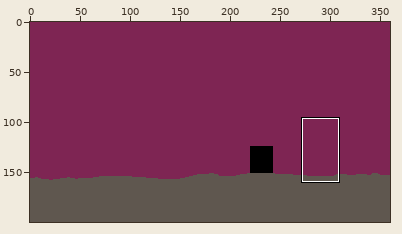
Pixel-art file: art/world.aseprite. The picture above shows the old version from afar; the outline marks the close-up.
Close-up. Old version:
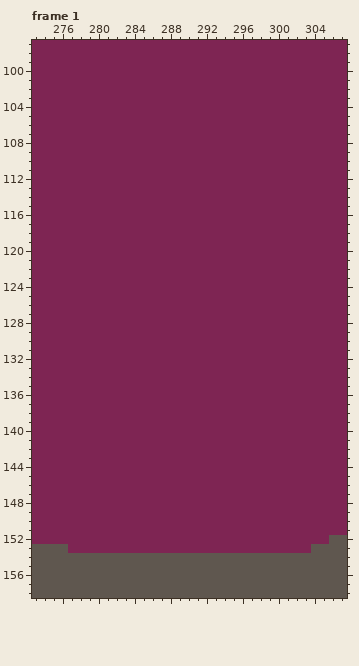
360x200 pixels, 2 frames. Shown: frame 1: x 273..307, y 97..158. The commit also changed other frames or places, which this record leaves out.
The result:
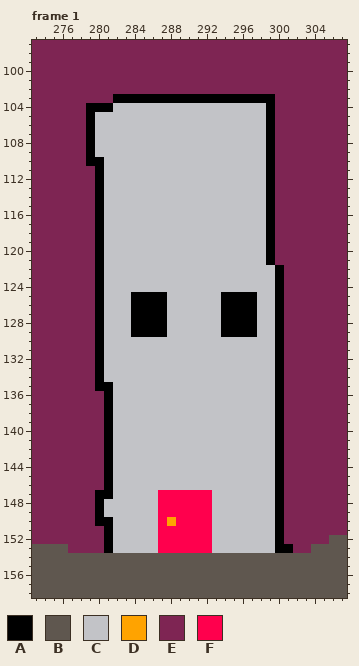
Palette (. is transparent): A #000000  B #5f574f  C #c2c3c7  D #ffa300  E #7e2553  F #ff004d
From the commit log: Add awesome new building to the background!!
From old to new:
--- frame 1, layer "background"
@@ x 273..307 @@
 102 EEEEEEEEEEEEEEEEEEEEEEEEEEEEEEEEEEE
-103 EEEEEEEEEEEEEEEEEEEEEEEEEEEEEEEEEEE
-104 EEEEEEEEEEEEEEEEEEEEEEEEEEEEEEEEEEE
-105 EEEEEEEEEEEEEEEEEEEEEEEEEEEEEEEEEEE
-106 EEEEEEEEEEEEEEEEEEEEEEEEEEEEEEEEEEE
-107 EEEEEEEEEEEEEEEEEEEEEEEEEEEEEEEEEEE
-108 EEEEEEEEEEEEEEEEEEEEEEEEEEEEEEEEEEE
-109 EEEEEEEEEEEEEEEEEEEEEEEEEEEEEEEEEEE
-110 EEEEEEEEEEEEEEEEEEEEEEEEEEEEEEEEEEE
-111 EEEEEEEEEEEEEEEEEEEEEEEEEEEEEEEEEEE
-112 EEEEEEEEEEEEEEEEEEEEEEEEEEEEEEEEEEE
-113 EEEEEEEEEEEEEEEEEEEEEEEEEEEEEEEEEEE
-114 EEEEEEEEEEEEEEEEEEEEEEEEEEEEEEEEEEE
-115 EEEEEEEEEEEEEEEEEEEEEEEEEEEEEEEEEEE
-116 EEEEEEEEEEEEEEEEEEEEEEEEEEEEEEEEEEE
-117 EEEEEEEEEEEEEEEEEEEEEEEEEEEEEEEEEEE
-118 EEEEEEEEEEEEEEEEEEEEEEEEEEEEEEEEEEE
-119 EEEEEEEEEEEEEEEEEEEEEEEEEEEEEEEEEEE
-120 EEEEEEEEEEEEEEEEEEEEEEEEEEEEEEEEEEE
-121 EEEEEEEEEEEEEEEEEEEEEEEEEEEEEEEEEEE
-122 EEEEEEEEEEEEEEEEEEEEEEEEEEEEEEEEEEE
-123 EEEEEEEEEEEEEEEEEEEEEEEEEEEEEEEEEEE
-124 EEEEEEEEEEEEEEEEEEEEEEEEEEEEEEEEEEE
-125 EEEEEEEEEEEEEEEEEEEEEEEEEEEEEEEEEEE
-126 EEEEEEEEEEEEEEEEEEEEEEEEEEEEEEEEEEE
-127 EEEEEEEEEEEEEEEEEEEEEEEEEEEEEEEEEEE
-128 EEEEEEEEEEEEEEEEEEEEEEEEEEEEEEEEEEE
-129 EEEEEEEEEEEEEEEEEEEEEEEEEEEEEEEEEEE
-130 EEEEEEEEEEEEEEEEEEEEEEEEEEEEEEEEEEE
-131 EEEEEEEEEEEEEEEEEEEEEEEEEEEEEEEEEEE
-132 EEEEEEEEEEEEEEEEEEEEEEEEEEEEEEEEEEE
-133 EEEEEEEEEEEEEEEEEEEEEEEEEEEEEEEEEEE
-134 EEEEEEEEEEEEEEEEEEEEEEEEEEEEEEEEEEE
-135 EEEEEEEEEEEEEEEEEEEEEEEEEEEEEEEEEEE
-136 EEEEEEEEEEEEEEEEEEEEEEEEEEEEEEEEEEE
-137 EEEEEEEEEEEEEEEEEEEEEEEEEEEEEEEEEEE
-138 EEEEEEEEEEEEEEEEEEEEEEEEEEEEEEEEEEE
-139 EEEEEEEEEEEEEEEEEEEEEEEEEEEEEEEEEEE
-140 EEEEEEEEEEEEEEEEEEEEEEEEEEEEEEEEEEE
-141 EEEEEEEEEEEEEEEEEEEEEEEEEEEEEEEEEEE
-142 EEEEEEEEEEEEEEEEEEEEEEEEEEEEEEEEEEE
-143 EEEEEEEEEEEEEEEEEEEEEEEEEEEEEEEEEEE
-144 EEEEEEEEEEEEEEEEEEEEEEEEEEEEEEEEEEE
-145 EEEEEEEEEEEEEEEEEEEEEEEEEEEEEEEEEEE
-146 EEEEEEEEEEEEEEEEEEEEEEEEEEEEEEEEEEE
-147 EEEEEEEEEEEEEEEEEEEEEEEEEEEEEEEEEEE
-148 EEEEEEEEEEEEEEEEEEEEEEEEEEEEEEEEEEE
-149 EEEEEEEEEEEEEEEEEEEEEEEEEEEEEEEEEEE
-150 EEEEEEEEEEEEEEEEEEEEEEEEEEEEEEEEEEE
-151 EEEEEEEEEEEEEEEEEEEEEEEEEEEEEEEEEEE
-152 EEEEEEEEEEEEEEEEEEEEEEEEEEEEEEEEEBB
-153 BBBBEEEEEEEEEEEEEEEEEEEEEEEEEEEBBBB
+103 EEEEEEEEEAAAAAAAAAAAAAAAAAAEEEEEEEE
+104 EEEEEEAAACCCCCCCCCCCCCCCCCAEEEEEEEE
+105 EEEEEEACCCCCCCCCCCCCCCCCCCAEEEEEEEE
+106 EEEEEEACCCCCCCCCCCCCCCCCCCAEEEEEEEE
+107 EEEEEEACCCCCCCCCCCCCCCCCCCAEEEEEEEE
+108 EEEEEEACCCCCCCCCCCCCCCCCCCAEEEEEEEE
+109 EEEEEEACCCCCCCCCCCCCCCCCCCAEEEEEEEE
+110 EEEEEEAACCCCCCCCCCCCCCCCCCAEEEEEEEE
+111 EEEEEEEACCCCCCCCCCCCCCCCCCAEEEEEEEE
+112 EEEEEEEACCCCCCCCCCCCCCCCCCAEEEEEEEE
+113 EEEEEEEACCCCCCCCCCCCCCCCCCAEEEEEEEE
+114 EEEEEEEACCCCCCCCCCCCCCCCCCAEEEEEEEE
+115 EEEEEEEACCCCCCCCCCCCCCCCCCAEEEEEEEE
+116 EEEEEEEACCCCCCCCCCCCCCCCCCAEEEEEEEE
+117 EEEEEEEACCCCCCCCCCCCCCCCCCAEEEEEEEE
+118 EEEEEEEACCCCCCCCCCCCCCCCCCAEEEEEEEE
+119 EEEEEEEACCCCCCCCCCCCCCCCCCAEEEEEEEE
+120 EEEEEEEACCCCCCCCCCCCCCCCCCAEEEEEEEE
+121 EEEEEEEACCCCCCCCCCCCCCCCCCAEEEEEEEE
+122 EEEEEEEACCCCCCCCCCCCCCCCCCCAEEEEEEE
+123 EEEEEEEACCCCCCCCCCCCCCCCCCCAEEEEEEE
+124 EEEEEEEACCCCCCCCCCCCCCCCCCCAEEEEEEE
+125 EEEEEEEACCCAAAACCCCCCAAAACCAEEEEEEE
+126 EEEEEEEACCCAAAACCCCCCAAAACCAEEEEEEE
+127 EEEEEEEACCCAAAACCCCCCAAAACCAEEEEEEE
+128 EEEEEEEACCCAAAACCCCCCAAAACCAEEEEEEE
+129 EEEEEEEACCCAAAACCCCCCAAAACCAEEEEEEE
+130 EEEEEEEACCCCCCCCCCCCCCCCCCCAEEEEEEE
+131 EEEEEEEACCCCCCCCCCCCCCCCCCCAEEEEEEE
+132 EEEEEEEACCCCCCCCCCCCCCCCCCCAEEEEEEE
+133 EEEEEEEACCCCCCCCCCCCCCCCCCCAEEEEEEE
+134 EEEEEEEACCCCCCCCCCCCCCCCCCCAEEEEEEE
+135 EEEEEEEAACCCCCCCCCCCCCCCCCCAEEEEEEE
+136 EEEEEEEEACCCCCCCCCCCCCCCCCCAEEEEEEE
+137 EEEEEEEEACCCCCCCCCCCCCCCCCCAEEEEEEE
+138 EEEEEEEEACCCCCCCCCCCCCCCCCCAEEEEEEE
+139 EEEEEEEEACCCCCCCCCCCCCCCCCCAEEEEEEE
+140 EEEEEEEEACCCCCCCCCCCCCCCCCCAEEEEEEE
+141 EEEEEEEEACCCCCCCCCCCCCCCCCCAEEEEEEE
+142 EEEEEEEEACCCCCCCCCCCCCCCCCCAEEEEEEE
+143 EEEEEEEEACCCCCCCCCCCCCCCCCCAEEEEEEE
+144 EEEEEEEEACCCCCCCCCCCCCCCCCCAEEEEEEE
+145 EEEEEEEEACCCCCCCCCCCCCCCCCCAEEEEEEE
+146 EEEEEEEEACCCCCCCCCCCCCCCCCCAEEEEEEE
+147 EEEEEEEAACCCCCFFFFFFCCCCCCCAEEEEEEE
+148 EEEEEEEACCCCCCFFFFFFCCCCCCCAEEEEEEE
+149 EEEEEEEACCCCCCFFFFFFCCCCCCCAEEEEEEE
+150 EEEEEEEAACCCCCFDFFFFCCCCCCCAEEEEEEE
+151 EEEEEEEEACCCCCFFFFFFCCCCCCCAEEEEEEE
+152 EEEEEEEEACCCCCFFFFFFCCCCCCCAEEEEEBB
+153 BBBBEEEEACCCCCFFFFFFCCCCCCCAAEEBBBB
 154 BBBBBBBBBBBBBBBBBBBBBBBBBBBBBBBBBBB
Where, in picture pixels (left, top, right, bottom), the same in both close-ups:
changed: (86, 94, 293, 553)
